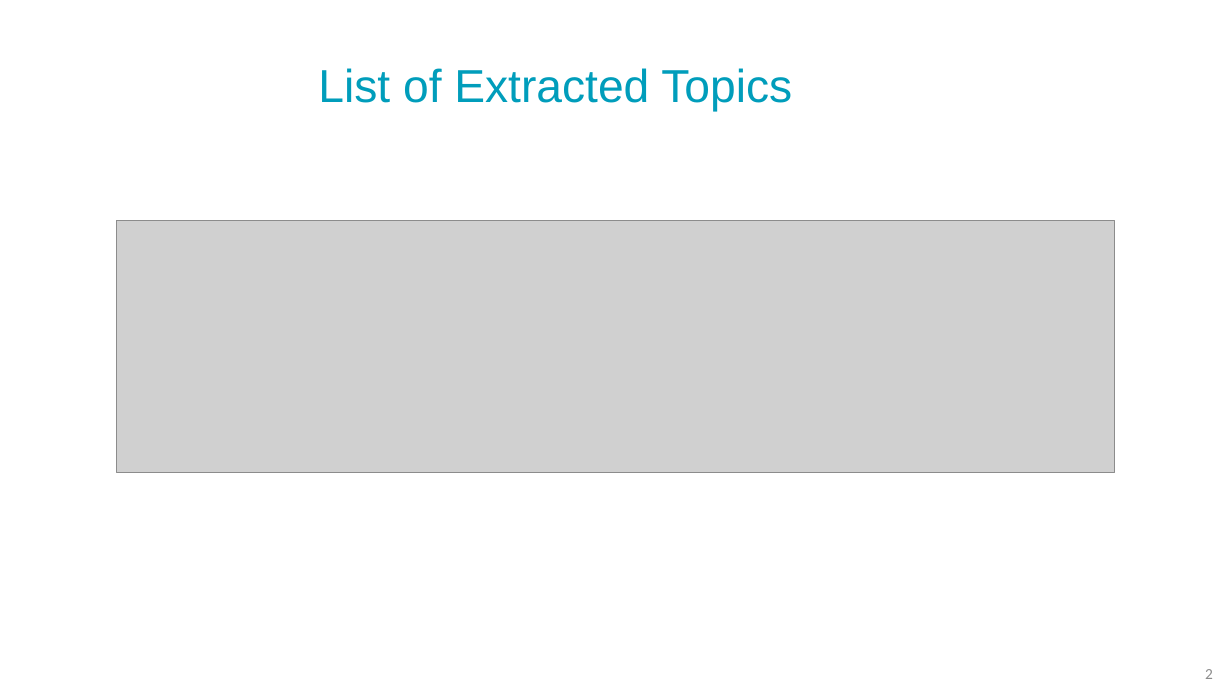
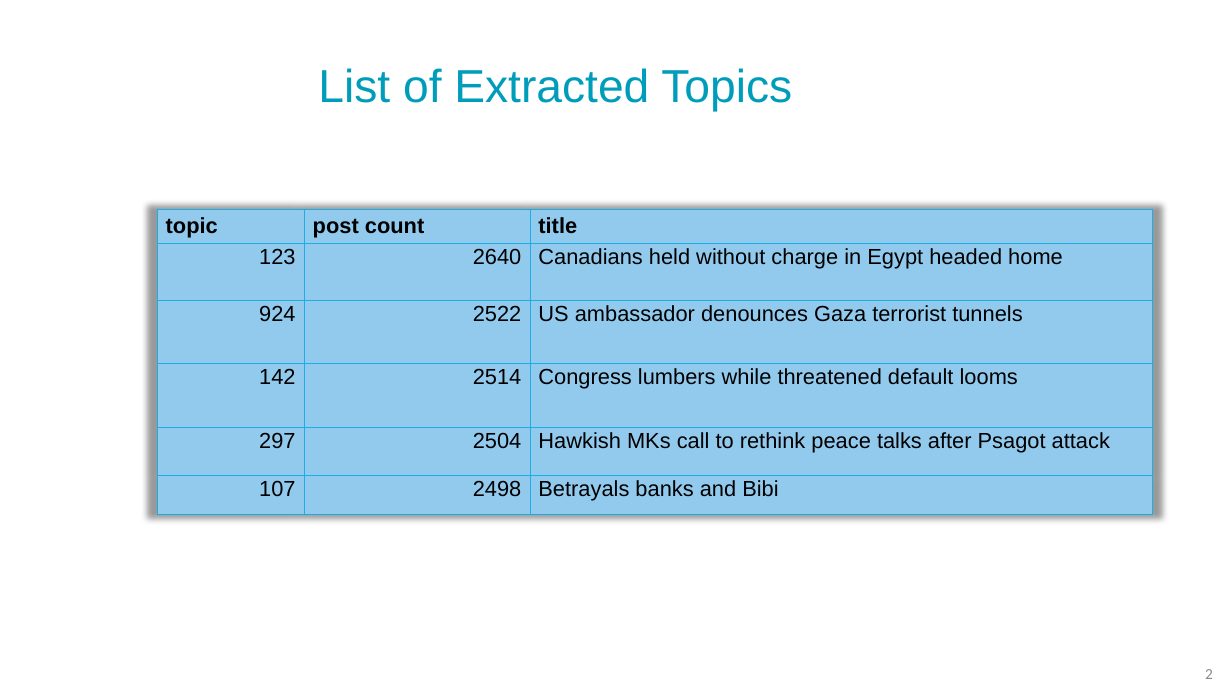
Before and after one commit to NoaTal1996/Backbone-Graph, a slide deck: slide 2 of docs/meeting_with_Sayiqan/20250721.pptx. Drawn at 1232x693 pixels with LibreOffice and Linux fonts; fonts in the diff are those of the drawing; grey boxes stand for pictures; background and template pictures are left out. Boxes give left, top, right and bottom in pixels: in the first picture for what was removed or moved away, otherwise in the second. Text is boxed around its words. In the diff, an @@ line names an element or a change of style, - is before the commit and + after.

```diff
--- a/docs/meeting_with_Sayiqan/20250721.pptx
+++ b/docs/meeting_with_Sayiqan/20250721.pptx
@@ table added at bbox=[157, 209, 1152, 515], 6 rows, 3 columns @@
+topic | post count | title
+123 | 2640 | Canadians held without charge in Egypt headed home
+924 | 2522 | US ambassador denounces Gaza terrorist tunnels
+142 | 2514 | Congress lumbers while threatened default looms
+297 | 2504 | Hawkish MKs call to rethink peace talks after Psagot attack
+107 | 2498 | Betrayals banks and Bibi
@@ picture removed at bbox=[117, 221, 1116, 473] @@
```
Also in this commit, not shown: 7 other slides changed, 3 slides added, 3 slides removed.
